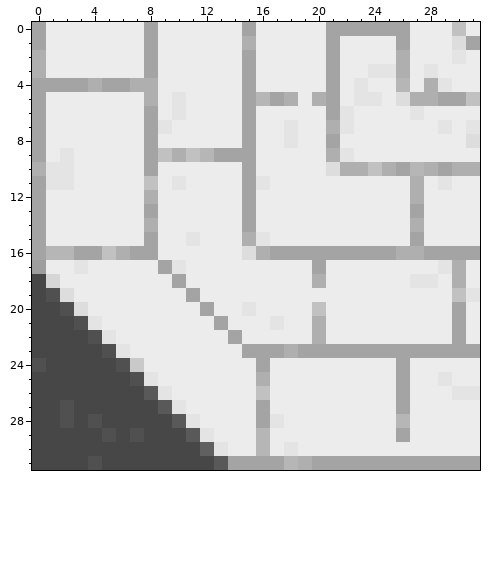
A pixel-art sprite gets an edit: resources/textures/tiles/wall_corner.png. The first picture shows the starting point.
The file is 32x32 pixels. Colours within 5 levels of each other are drawn and written as one.
New version:
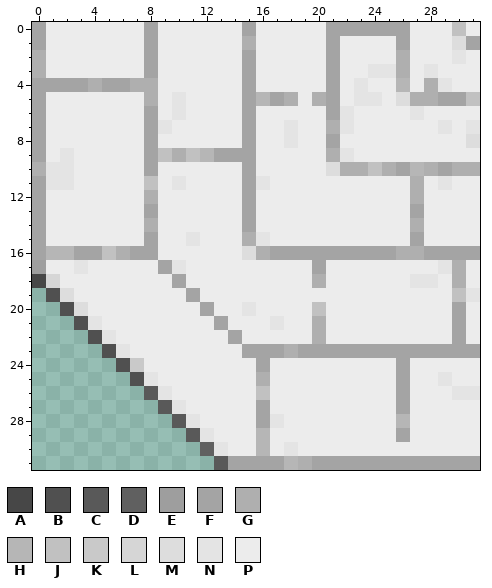
Palette (. is transparent): A #474747  B #505050  C #595959  D #606060  E #9e9e9e  F #a4a4a4  G #afafaf  H #b6b6b6  J #c1c1c1  K #c9c9c9  L #d6d6d6  M #dddddd  N #e4e4e4  P #ececec
The exact change:
The edit erases colour A in row 19 at x 0; in row 20 at x 0 to 1; in row 21 at x 0 to 2; in row 22 at x 0 to 3; in row 23 at x 0 to 4; in row 24 at x 1 to 5.
The edit erases colour A in row 25 at x 0 to 6; in row 26 at x 0 to 7; in row 27 at x 0 to 1 and 3 to 8; in row 28 at x 0 to 1, 3 and 5 to 9; in row 29 at x 0 to 4, 6 and 8 to 10; in row 30 at x 0 to 11.
The edit erases colour A in row 31 at x 0 to 3 and 5 to 12.
The edit erases colour B in row 24 at x 0; in row 27 at x 2; in row 28 at x 2 and 4; in row 29 at x 5 and 7; in row 31 at x 4.
Boxes around the changes in both pictures, in picture pixels (x1, y1, x2, y2):
erased: (32, 288, 214, 470)
